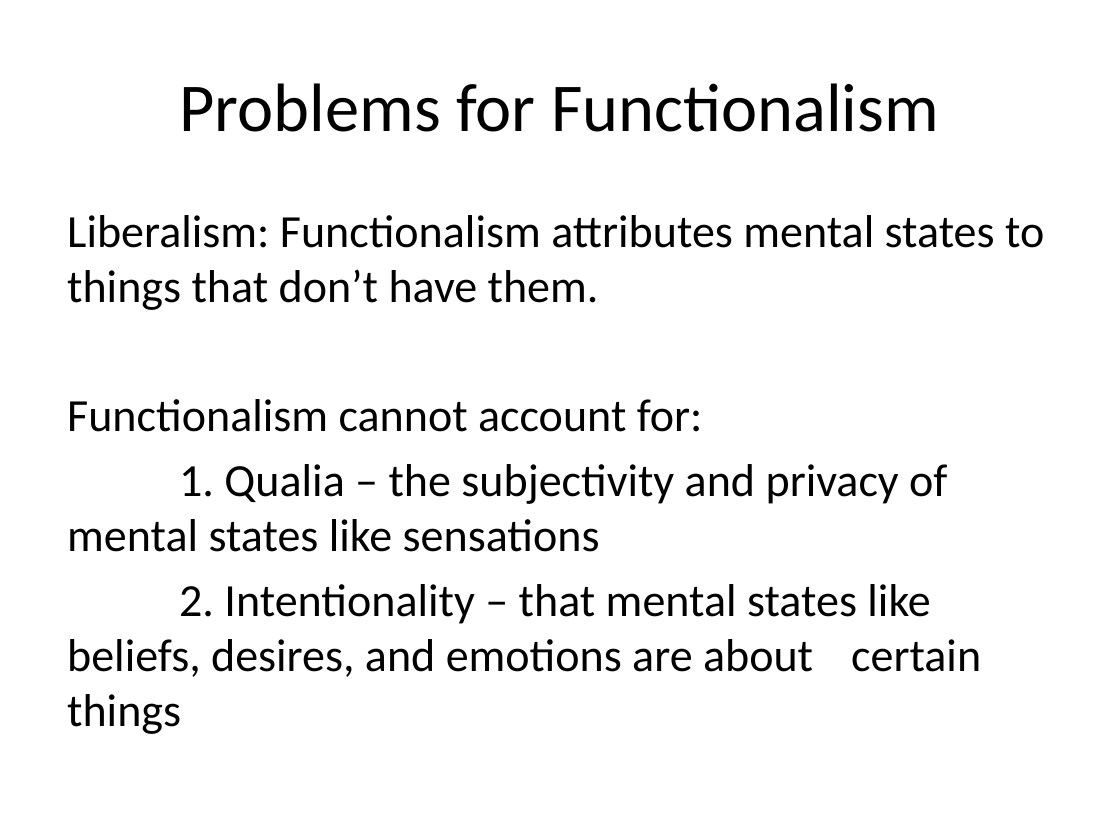
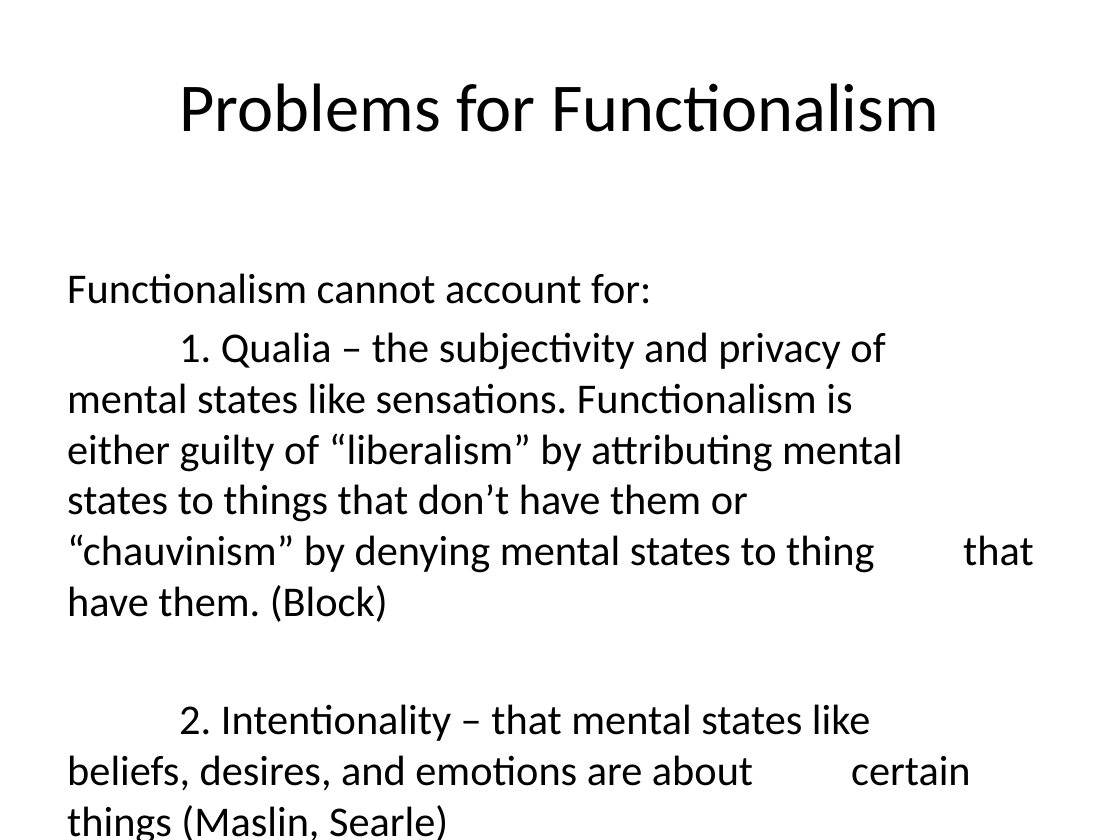
Before and after one commit to Ediblelnk/Kutztown-MSC, a slide deck: slide 19 of PHI241-philosophy-of-the-mind/lecture-slides/Maslin Chapter 5 Functionalism.pptx. Drawn at 1120x840 pixels with LibreOffice and Linux fonts; fonts in the diff are those of the drawing. Boxes give left, top, right and bottom in pixels: in the first picture for what was removed or moved away, otherwise in the second. Text is boxed around its words. In the diff, an @@ line names an element or a change of style, - is before the commit and + after.

```diff
--- a/PHI241-philosophy-of-the-mind/lecture-slides/Maslin Chapter 5 Functionalism.pptx
+++ b/PHI241-philosophy-of-the-mind/lecture-slides/Maslin Chapter 5 Functionalism.pptx
@@ text at (x1=67, y1=215, x2=1044, y2=310): paragraph removed @@
-Liberalism: Functionalism attributes mental states to things that don’t have them.
@@ text at (x1=67, y1=273, x2=651, y2=304): size 29.6 to 27.2 pt in "Functionalism cannot account for:" @@
@@ text at (x1=67, y1=332, x2=971, y2=840): text changed; size 29.6 to 27.2 pt @@
-1. Qualia – the subjectivity and privacy of mental states like sensations
-2. Intentionality – that mental states like beliefs, desires, and emotions are about certain things
+1. Qualia – the subjectivity and privacy of mental states like sensations. Functionalism is either guilty of “liberalism” by attributing mental states to things that don’t have them or “chauvinism” by denying mental states to thing that have them. (Block)
+2. Intentionality – that mental states like beliefs, desires, and emotions are about certain things (Maslin, Searle)
```
Also in this commit, not shown: 3 other slides changed, 12 slides added, 1 other file.
